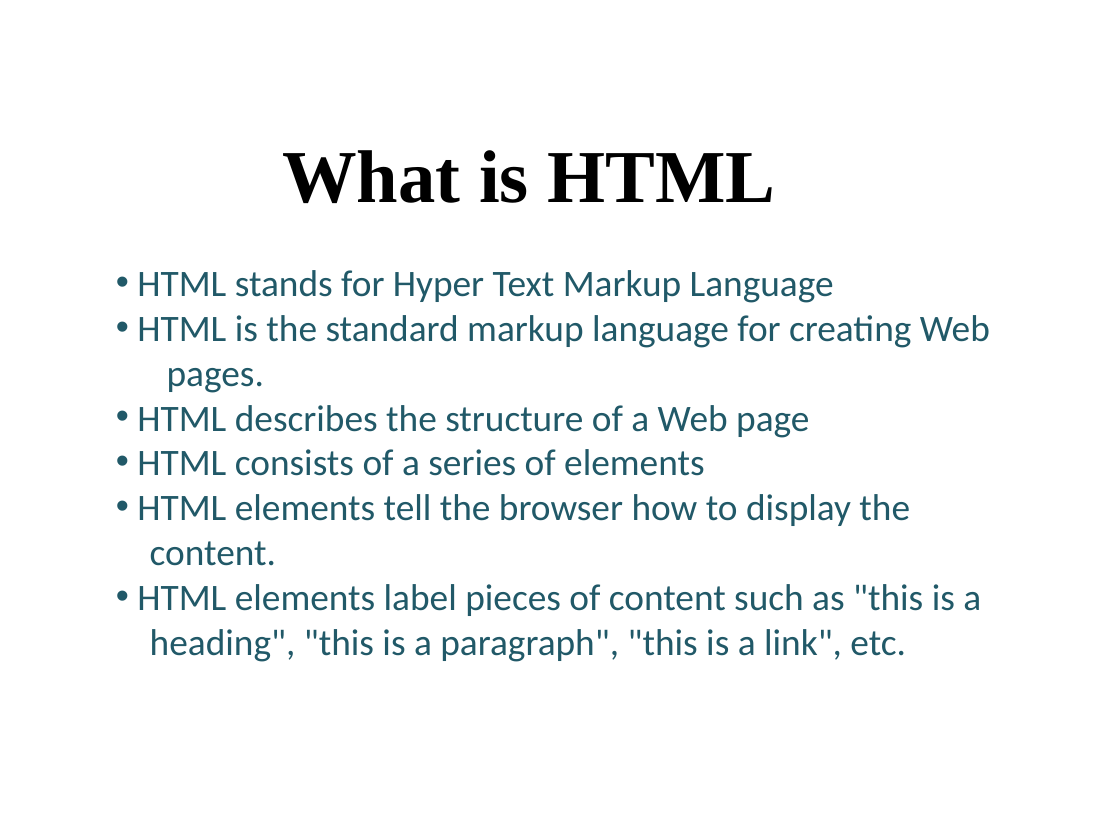
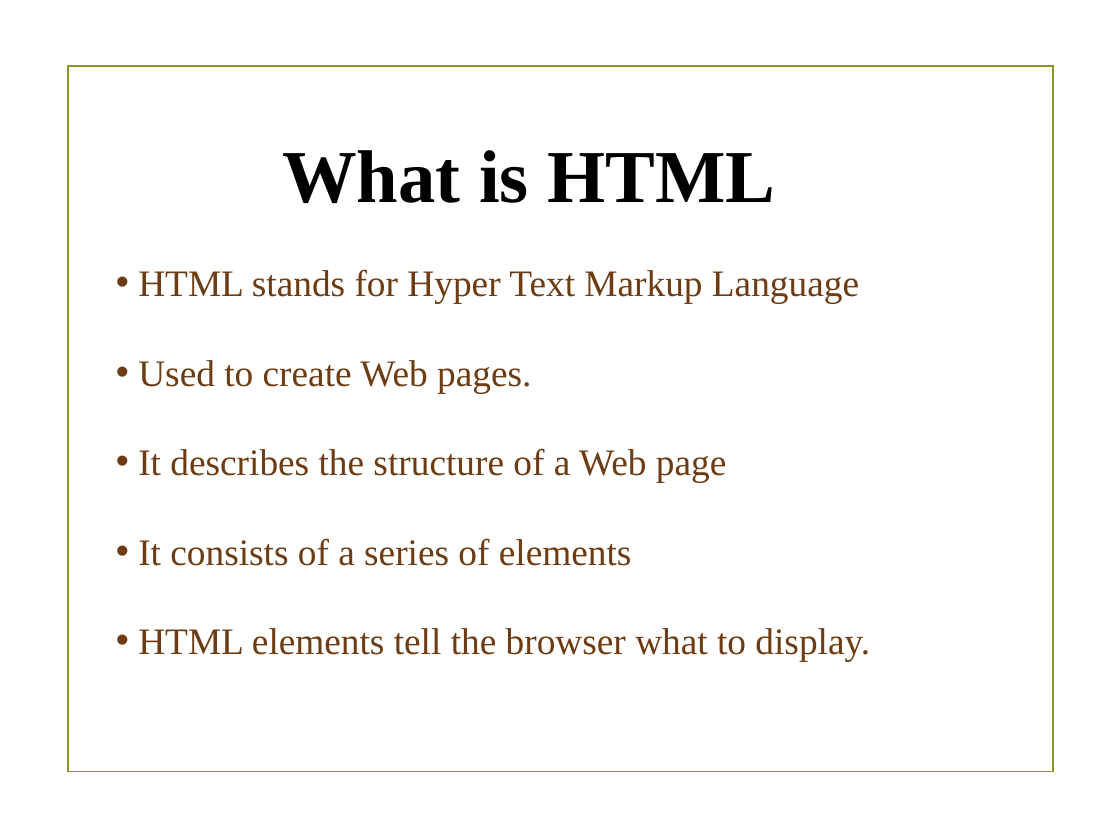
Before and after one commit to tf153/Connect-Bud, a slide deck: slide 5 of PPT/Web Dev/class 1.pptx (slide 1 before the commit). Drawn at 1120x840 pixels with LibreOffice and Linux fonts; fonts in the diff are those of the drawing; background and template pictures are left out. Boxes give left, top, right and bottom in pixels: in the first picture for what was removed or moved away, otherwise in the second. Text is boxed around its words. In the diff, an @@ line names an element or a change of style, - is before the commit and + after.

```diff
--- a/PPT/Web Dev/class 1.pptx
+++ b/PPT/Web Dev/class 1.pptx
@@ rectangle added at [68,66,1053,772], outline #83992A 1.25 pt @@
@@ text at [138,269,859,303]: font Calibri to Times New Roman, text colour #215968 to #6D3C13 in "HTML stands for Hyper Text Markup Language" @@
@@ text at [138,360,870,662]: text changed; font Calibri to Times New Roman; text colour #215968 to #6D3C13 @@
-• HTML is the standard markup language for creating Web
-pages.
-• HTML describes the structure of a Web page
-• HTML consists of a series of elements
-• HTML elements tell the browser how to display the
-content.
-• HTML elements label pieces of content such as "this is a
-heading", "this is a paragraph", "this is a link", etc.
+• Used to create Web pages.
+• It describes the structure of a Web page
+• It consists of a series of elements
+• HTML elements tell the browser what to display.
```
Also in this commit, not shown: 1 other slide changed, 8 slides added, 2 slides removed, 22 other files.
